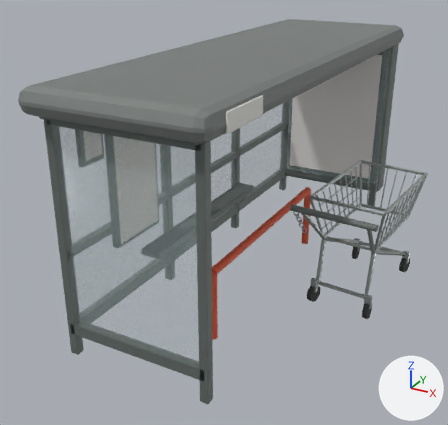
Renders of the glTF model public/assets/models/bus-shelter/preston-busstop-reference.glb from each side of a commit.
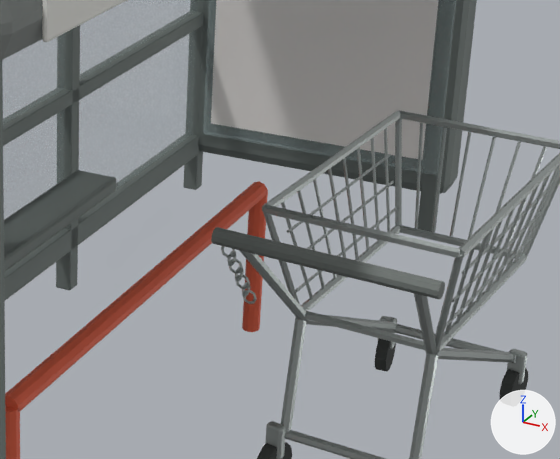
The first picture shows the older version from a 50 mm lens placed at (2.83, -5.93, 3.54), pointed at (-0.15, -0.51, 0.83). The close-ups show the older and then the newer version on the part from 47% to 94% of the width and 28% to 69% of the height of that picture. Only the edits that show in the close-ups are written down. Arrows for +X, +Y and +Z are at lower right; the lights stay in place. Where no turn or scale is listed for an object, it has been applied to the vertices.

The first close-up shows 'BUSSTOP_AdvertGlass', 'BUSSTOP_AdvertHousing_Outer', 'BUSSTOP_Advert_DecalSurface', 'BUSSTOP_BenchRail_Horizontal', 'BUSSTOP_Bench_Perch', 'BUSSTOP_Frame_RearRail_028', 'BUSSTOP_Frame_RearRail_103', 'BUSSTOP_Frame_RearUpright_03', 'BUSSTOP_Glass_Rear02', 'BUSSTOP_Glass_Rear03', 'BUSSTOP_Roof_Shell', 'TROLLEY_Handle_Bar' and 67 more.
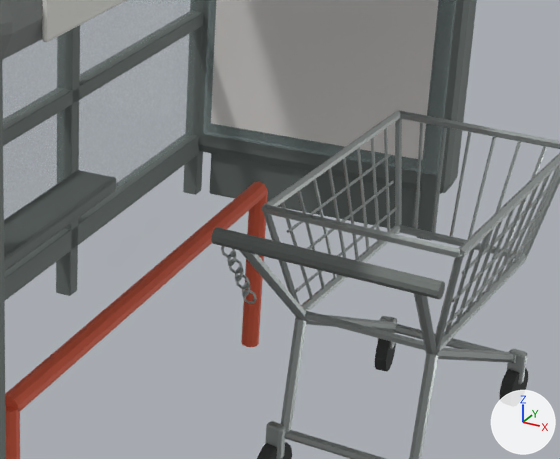
Where the newer file only moved an object's origin or applied its transform, the numbers keep the older frame.

Pixel boxes [x1, y1, x2, y2] of what changed, in the close-ups (560 x 459 px):
'BUSSTOP_AdvertHousing_Plinth', added: after [210, 153, 421, 229]

Edits to the bpy script that builds the scene:
```text
Add me_busstop_adverthousing_plinth_mesh:
    me_busstop_adverthousing_plinth_mesh.from_pydata(...)  # 56 vertices, 108 faces; spans x -0.61..0.61, y -0.09..0.09, z -0.14..0.14
    me_busstop_adverthousing_plinth_mesh.materials.append(mat_mat_busstop_darkmetal_placeholder)  # grey #79817e
Add ob_busstop_adverthousing_plinth:
    ob_busstop_adverthousing_plinth = bpy.data.objects.new('BUSSTOP_AdvertHousing_Plinth', me_busstop_adverthousing_plinth_mesh)
    ob_busstop_adverthousing_plinth.location = (0.01, 2.47, 0.11)
```
